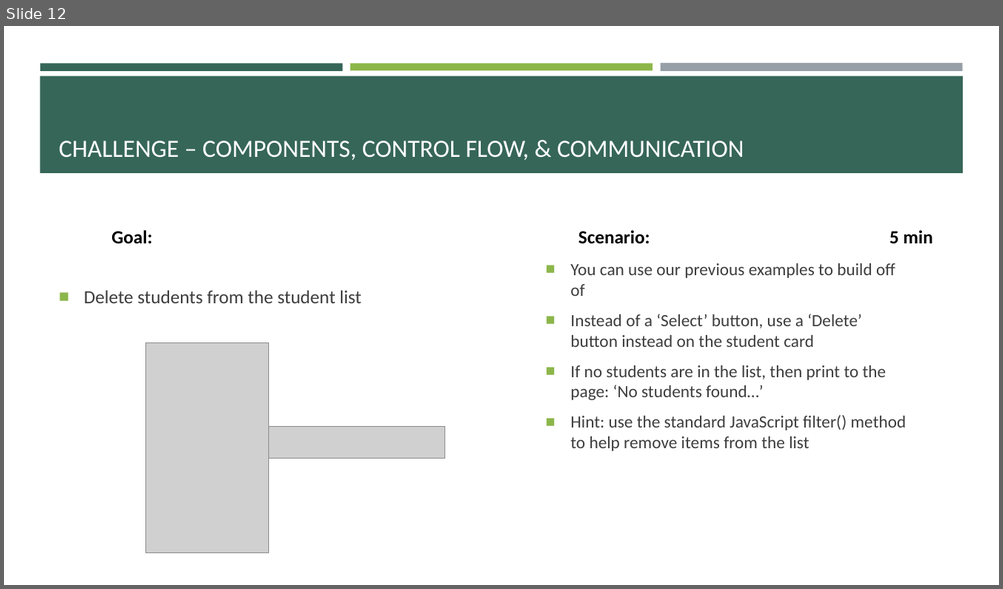
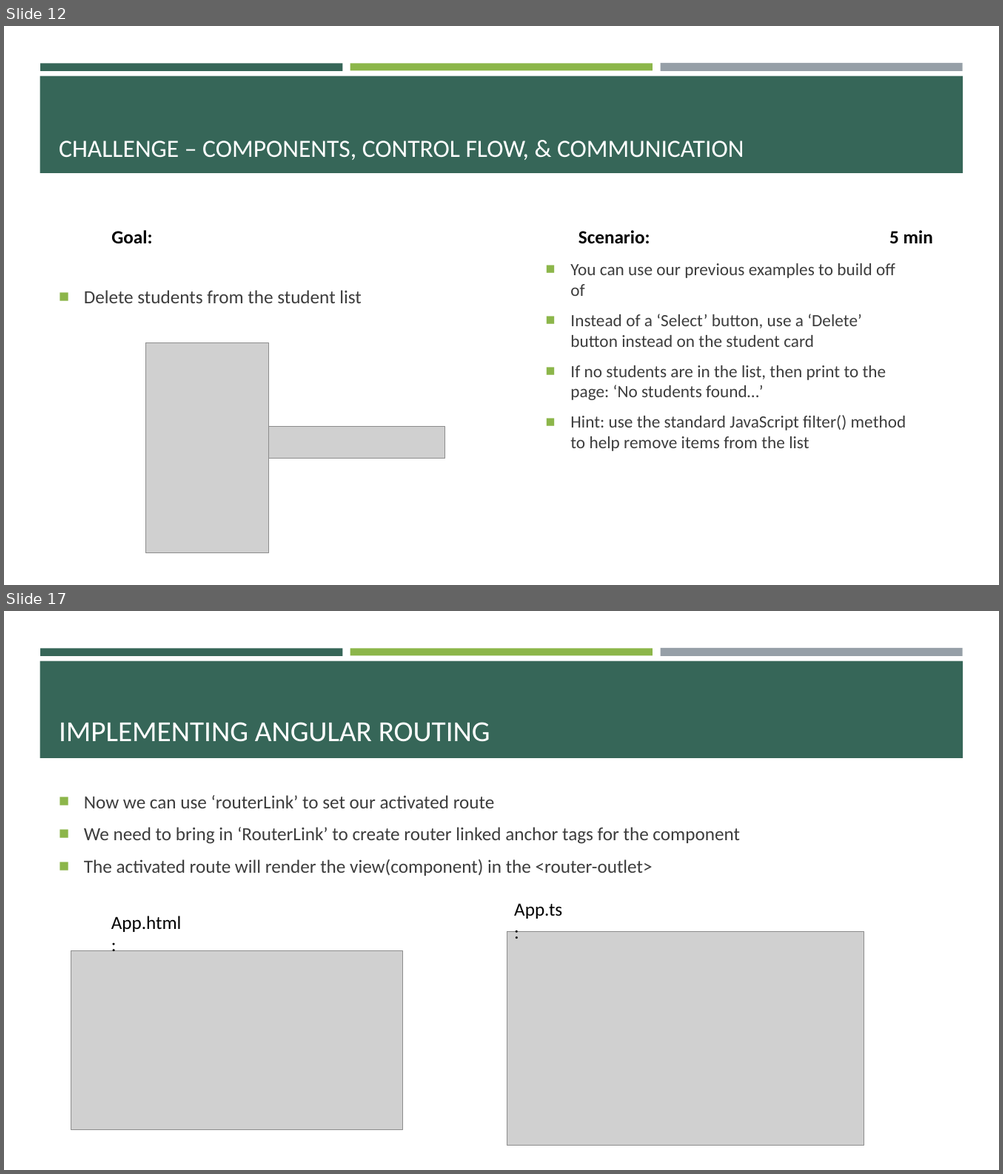
Before and after one commit to e-m-wilson/java-fs, a slide deck: Week_7/Angular.pptx. Shown one above the other, each under a label of ours: slide 12 before the commit, slides 12 and 17 after it; the slides between them are not shown. The pictures are 1003x589 and 1003x1174 pixels, drawn with LibreOffice and Linux fonts; fonts in the diff are those of the drawing; grey boxes stand for pictures. Boxes give left, top, right and bottom in pixels: in the first picture for what was removed or moved away, otherwise in the second. Text is boxed around its words. In the diff, an @@ line names an element or a change of style, - is before the commit and + after.

```diff
--- a/Week_7/Angular.pptx
+++ b/Week_7/Angular.pptx
@@ slide 17 added at [4,611,999,1170], background #FFFFFF; not listed: 4 template elements that a slide beside it also shows @@
@@ title added at [59,722,490,742], 28 pt, text #FFFFFF @@
+IMPLEMENTING ANGULAR ROUTING
@@ text added at [84,795,740,876], 18 pt, text #3D3D3D @@
+■ Now we can use ‘routerLink’ to set our activated route
+■ We need to bring in ‘RouterLink’ to create router linked anchor tags for the component
+■ The activated route will render the view(component) in the <router-outlet>
@@ text added at [111,916,182,932], 18 pt, text #000000 @@
+App.html:
@@ text added at [514,903,562,919], 18 pt, text #000000 @@
+App.ts:
@@ picture added at [507,932,865,1145] @@
@@ picture added at [71,951,403,1130] @@
```
Also in this commit, not shown: 2 slides changed, 7 other slides added.
